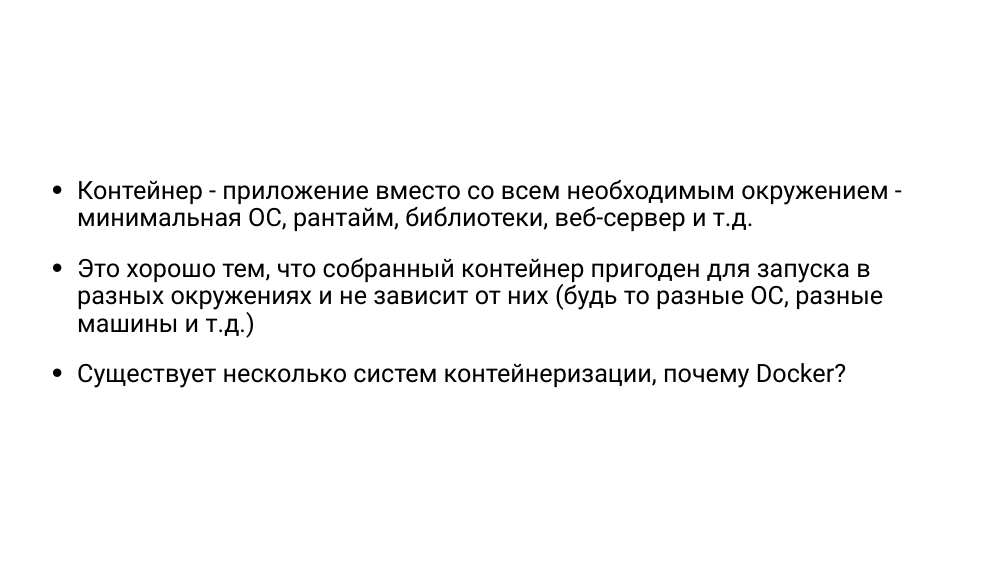
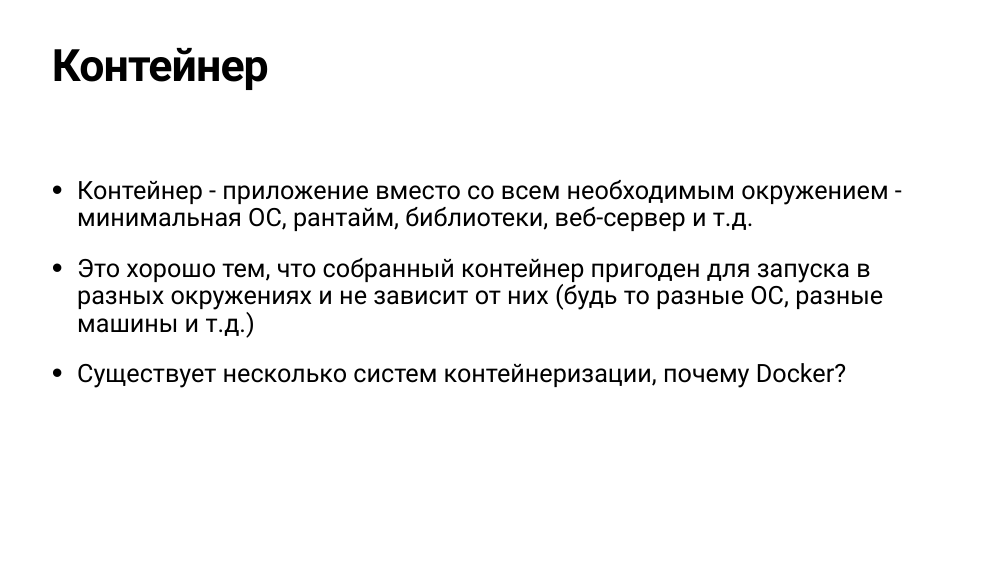
Before and after one commit to strannikhead/docker-course, a slide deck: slide 4 of Docker.pptx (slide 3 before the commit). Drawn at 1008x567 pixels with LibreOffice and Linux fonts; fonts in the diff are those of the drawing. Boxes give left, top, right and bottom in pixels: in the first picture for what was removed or moved away, otherwise in the second. Text is boxed around its words. In the diff, an @@ line names an element or a change of style, - is before the commit and + after.

```diff
--- a/Docker.pptx
+++ b/Docker.pptx
@@ title added at (52,48,269,90), 85 pt, text #000000, bold @@
+Контейнер
```
Also in this commit, not shown: 1 other slide changed, 1 slide added.
